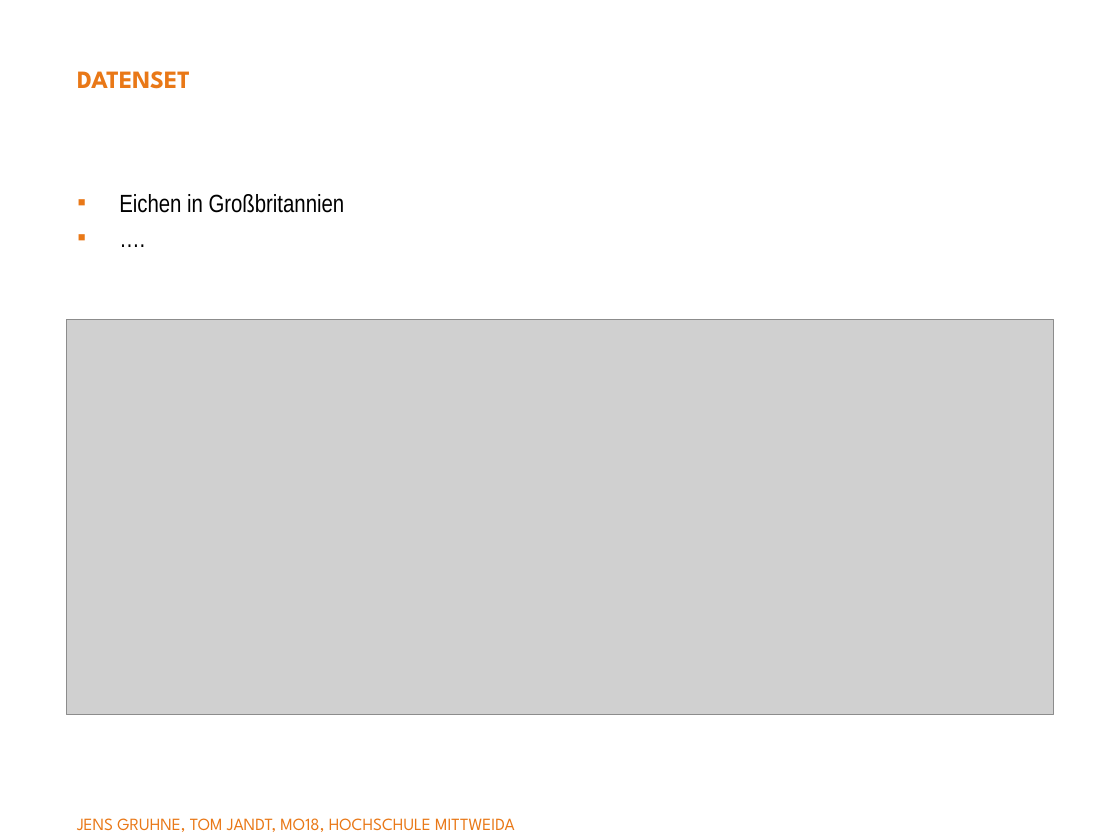
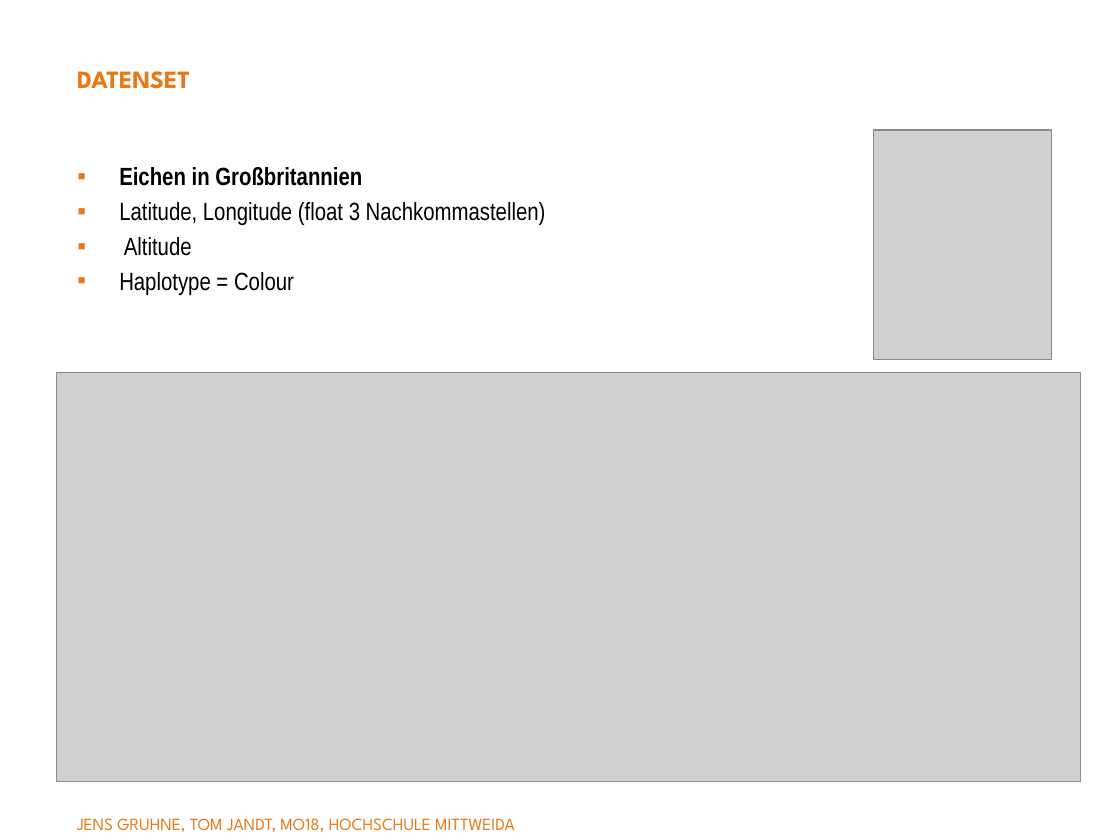
Before and after one commit to yyangg00/Semantik-Vortrag, a slide deck: slide 3 of semantik.pptx. Drawn at 1120x840 pixels with LibreOffice and Linux fonts; fonts in the diff are those of the drawing; grey boxes stand for pictures; background and template pictures are left out. Boxes give left, top, right and bottom in pixels: in the first picture for what was removed or moved away, otherwise in the second. Text is boxed around its words. In the diff, an @@ line names an element or a change of style, - is before the commit and + after.

```diff
--- a/semantik.pptx
+++ b/semantik.pptx
@@ picture added at (874,130,1052,360) @@
@@ text "Eichen in Großbritannien": place and size @@
-text "Eichen in Großbritannien" at (119,194,345,213)
+text "Eichen in Großbritannien" at (119,167,546,295)
@@ text at (119,167,362,186): bold on in "Eichen in Großbritannien" @@
@@ text at (119,202,546,295): text changed @@
-▪ ….
+▪ Latitude, Longitude (float 3 Nachkommastellen)
+▪ Altitude
+▪ Haplotype = Colour
@@ picture: place and size @@
-picture at (66,319,1054,715)
+picture at (57,373,1081,782)
```
Also in this commit, not shown: 17 other slides changed.
